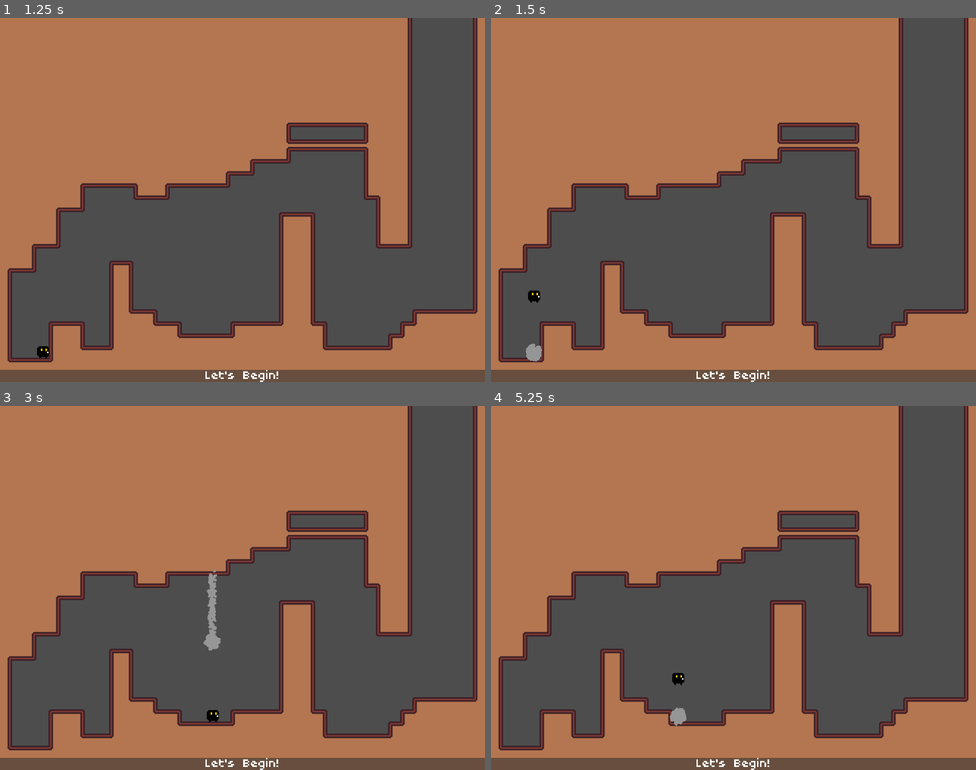
Above: before the commit, frames 1-4 (two rows, left to right).
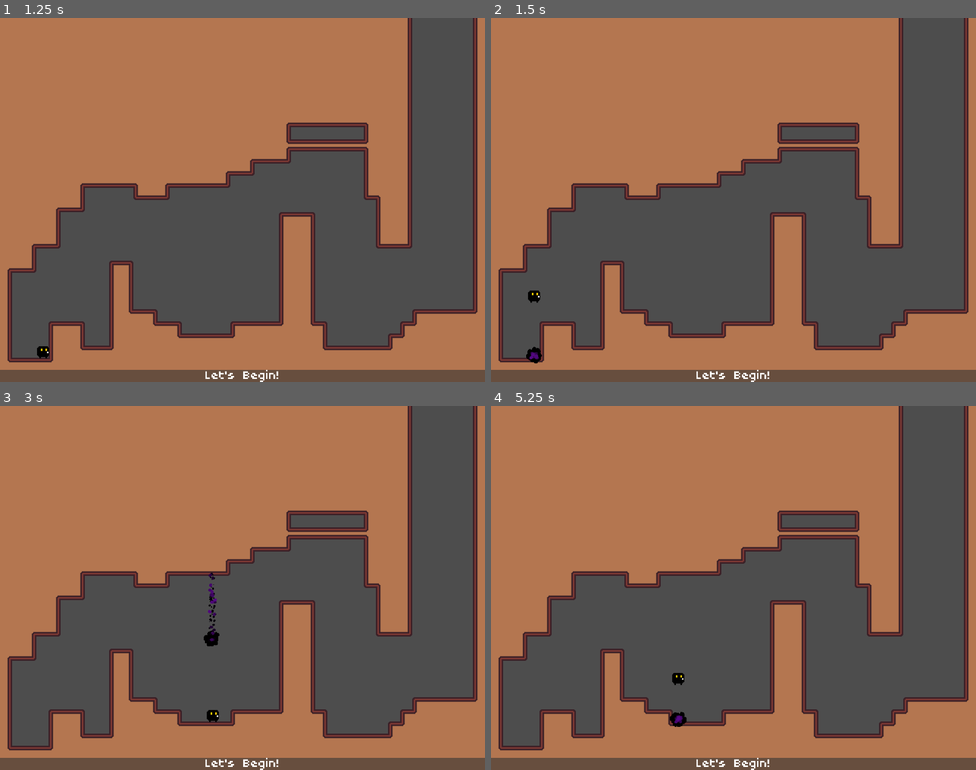
Above: after the commit, the same moments.

Repository: Team-Bunglon/phantom-striker
Game: Godot game, scene res://levels/level1.tscn
Same seed, same stepped clock (60 frames per second), same inputs: the game is played once before the commit and once after it.
Inputs:
- Up to frame 1 (1.25 s): tap Enter at 0.5 s; hold D (move_right) from 0.53 s (still down); hold S (crouch) from 0.53 s (still down); tap W (jump) at 0.77 s
- Up to frame 2 (1.5 s): tap Space at 1.25 s; release D (move_right) at 1.28 s; release S (crouch) at 1.28 s; hold K (strike_down) from 1.28 s (still down); tap S (crouch) at 1.35 s
- Up to frame 3 (3 s): tap W (jump) at 1.52 s; release K (strike_down) at 2.03 s; hold D (move_right) 2.03-2.78 s; hold S (crouch) 2.03-2.78 s; hold I (strike_up) from 2.78 s (still down); tap S (crouch) at 2.85 s
- Up to frame 4 (5.25 s): tap W (jump) at 3.02, 3.77, 4.52 s; tap Enter at 3.5, 5 s; release I (strike_up) at 3.53 s; hold S (crouch) 3.53-4.28 s; hold A (move_left) 3.53-5.03 s; tap Space at 4.25 s; tap S (crouch) at 4.35 s; hold K (strike_down) from 5.03 s (still down); hold S (crouch) from 5.03 s (still down)

Frame 1 is identical in both runs. In frame 2, 0.1% of the frame differs, in the area x 7-11%, y 89-95%; in frame 3, 0.4%, in the area x 42-46%, y 45-68%; in frame 4, 0.1%.
Error in both runs: Invalid operands 'float' and 'Vector2' in operator '+'. (res://objects/player.gd:107)

Commit message:
Customized strike particles

Diff:
--- a/objects/strike.gd
+++ b/objects/strike.gd
@@ -19,8 +19,28 @@
 	$StrikeParticleSub.position.y = length
 	$StrikeParticle.process_material.emission_box_extents.y = length
 	$StrikeParticleSub.process_material.emission_box_extents.y = length
+
+	var strike_dir = strike_gravity(rot)
+	$StrikeBase.process_material.gravity = strike_dir
+	$StrikeParticle.process_material.gravity = strike_dir
+
+	$StrikeBase.emitting = true
 	$StrikeParticle.emitting = true
 	$StrikeParticleSub.emitting = true
 
+func strike_gravity(rot: float):
+	const force = 200
+	var deg = round(rad_to_deg(rot))
+	var vector = Vector3(0, 0, 0)
+	if deg == 0 or abs(deg) == 45:
+		vector.y = force
+	if abs(deg) == 180 or abs(deg) == 135:
+		vector.y = -force
+	if deg > 0 and deg < 180:
+		vector.x = -force
+	if deg < 0 and deg > -180:
+		vector.x = force
+	return vector
+
 func _on_strike_particle_finished():
 	queue_free()
--- a/objects/strike.tscn
+++ b/objects/strike.tscn
@@ -1,10 +1,17 @@
-[gd_scene load_steps=9 format=3 uid="uid://u88p57mst16i"]
+[gd_scene load_steps=13 format=3 uid="uid://u88p57mst16i"]
 
 [ext_resource type="Script" path="res://objects/strike.gd" id="1_7bggd"]
 [ext_resource type="Texture2D" uid="uid://nmpsxlowdlmd" path="res://assets/sprites/particle1.png" id="1_20cuc"]
 
+[sub_resource type="Gradient" id="Gradient_so6pr"]
+offsets = PackedFloat32Array(0, 0.663399, 0.882353, 1)
+colors = PackedColorArray(0, 0, 0, 1, 0, 0, 0, 1, 0.341176, 0.0352941, 0.529412, 1, 0, 0, 0, 0.784314)
+
+[sub_resource type="GradientTexture1D" id="GradientTexture1D_24vfa"]
+gradient = SubResource("Gradient_so6pr")
+
 [sub_resource type="Curve" id="Curve_wbi5w"]
-_data = [Vector2(0, 1), 0.0, 0.0, 0, 0, Vector2(0.732258, 0.589562), -1.4838, -1.4838, 0, 0, Vector2(1, 0), 0.0, 0.0, 0, 0]
+_data = [Vector2(0, 0.800708), 0.0, 0.0, 0, 0, Vector2(0.732258, 0.589562), -1.4838, -1.4838, 0, 0, Vector2(1, 0), 0.0, 0.0, 0, 0]
 point_count = 3
 
 [sub_resource type="CurveTexture" id="CurveTexture_wcj86"]
@@ -12,16 +19,22 @@
 
 [sub_resource type="ParticleProcessMaterial" id="ParticleProcessMaterial_im0uw"]
 particle_flag_disable_z = true
-emission_shape_scale = Vector3(1.4, 1.4, 1)
 spread = 180.0
 initial_velocity_min = 10.0
 initial_velocity_max = 50.0
 gravity = Vector3(0, 0, 0)
 scale_curve = SubResource("CurveTexture_wcj86")
-color = Color(0.588235, 0.588235, 0.588235, 1)
+color_ramp = SubResource("GradientTexture1D_24vfa")
+
+[sub_resource type="Gradient" id="Gradient_8ys4w"]
+offsets = PackedFloat32Array(0, 0.114379, 0.767974, 1)
+colors = PackedColorArray(0.341176, 0.0352941, 0.529412, 1, 0.0278739, 0.00288351, 0.0432526, 1, 0.00997701, 0.0010321, 0.0154816, 1, 0, 0, 0, 0.784314)
+
+[sub_resource type="GradientTexture1D" id="GradientTexture1D_6ua8n"]
+gradient = SubResource("Gradient_8ys4w")
 
 [sub_resource type="Curve" id="Curve_pkd1y"]
-_data = [Vector2(0, 0.848602), 0.0, 0.0, 0, 0, Vector2(0.710526, 0.343944), 0.0, 0.0, 0, 0, Vector2(1, 0), 0.0, 0.0, 0, 0]
+_data = [Vector2(0, 0.747253), 0.0, 0.0, 0, 0, Vector2(0.502994, 0), 0.0, 0.0, 0, 0, Vector2(1, 0.010989), 0.0, 0.0, 0, 0]
 point_count = 3
 
 [sub_resource type="CurveTexture" id="CurveTexture_d467f"]
@@ -30,30 +43,32 @@
 [sub_resource type="ParticleProcessMaterial" id="ParticleProcessMaterial_qm2bx"]
 lifetime_randomness = 0.15
 particle_flag_disable_z = true
+emission_shape_scale = Vector3(4, 1, 1)
 emission_shape = 3
 emission_box_extents = Vector3(1, 48, 1)
 angle_min = -180.0
 angle_max = 180.0
 direction = Vector3(-1, 0, 0)
-spread = 60.0
-initial_velocity_min = 5.0
-initial_velocity_max = 30.0
 gravity = Vector3(0, 0, 0)
 linear_accel_min = -100.0
 linear_accel_max = 1.0
+radial_accel_min = -100.0
+radial_accel_max = -100.0
 tangential_accel_min = -10.0
 tangential_accel_max = 5.0
 scale_curve = SubResource("CurveTexture_d467f")
-color = Color(0.588235, 0.588235, 0.588235, 1)
+color_ramp = SubResource("GradientTexture1D_6ua8n")
 
 [node name="Strike" type="Node2D"]
 script = ExtResource("1_7bggd")
 
 [node name="StrikeBase" type="GPUParticles2D" parent="."]
+emitting = false
 amount = 64
 process_material = SubResource("ParticleProcessMaterial_im0uw")
 texture = ExtResource("1_20cuc")
 lifetime = 0.5
+one_shot = true
 explosiveness = 1.0
 
 [node name="StrikeParticle" type="GPUParticles2D" parent="."]
@@ -61,15 +76,15 @@
 rotation = 3.14159
 scale = Vector2(1, -1)
 emitting = false
-amount = 100
+amount = 200
 process_material = SubResource("ParticleProcessMaterial_qm2bx")
 texture = ExtResource("1_20cuc")
 lifetime = 0.5
 one_shot = true
-explosiveness = 1.0
 randomness = 0.25
 
 [node name="StrikeParticleSub" type="GPUParticles2D" parent="."]
+visible = false
 position = Vector2(0, 48)
 amount = 100
 process_material = SubResource("ParticleProcessMaterial_qm2bx")
